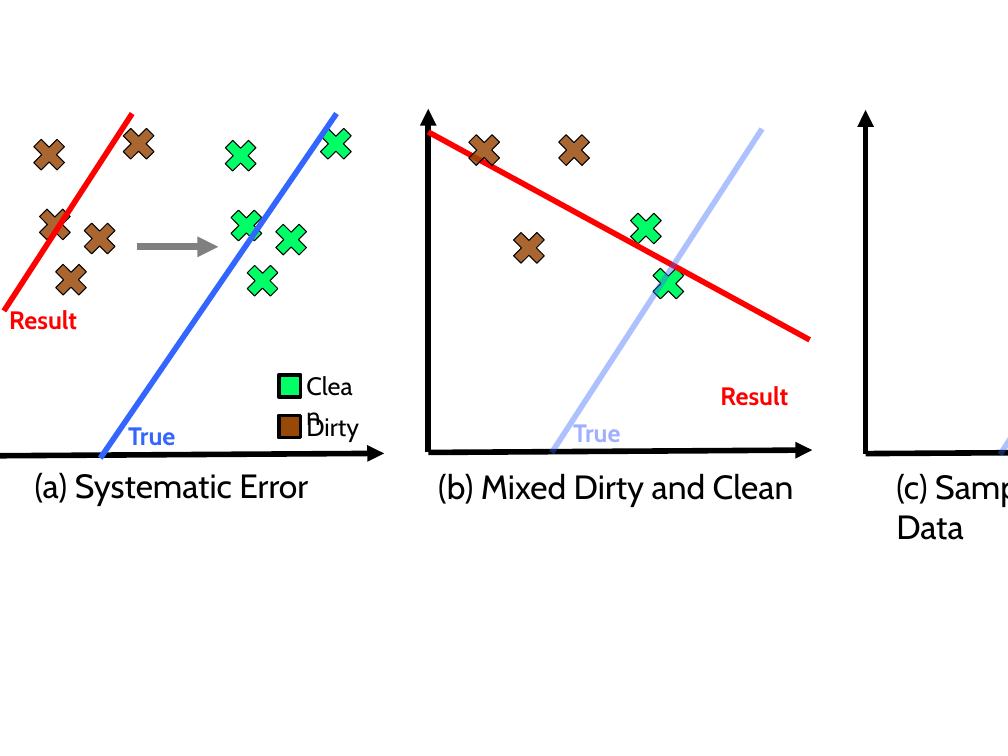
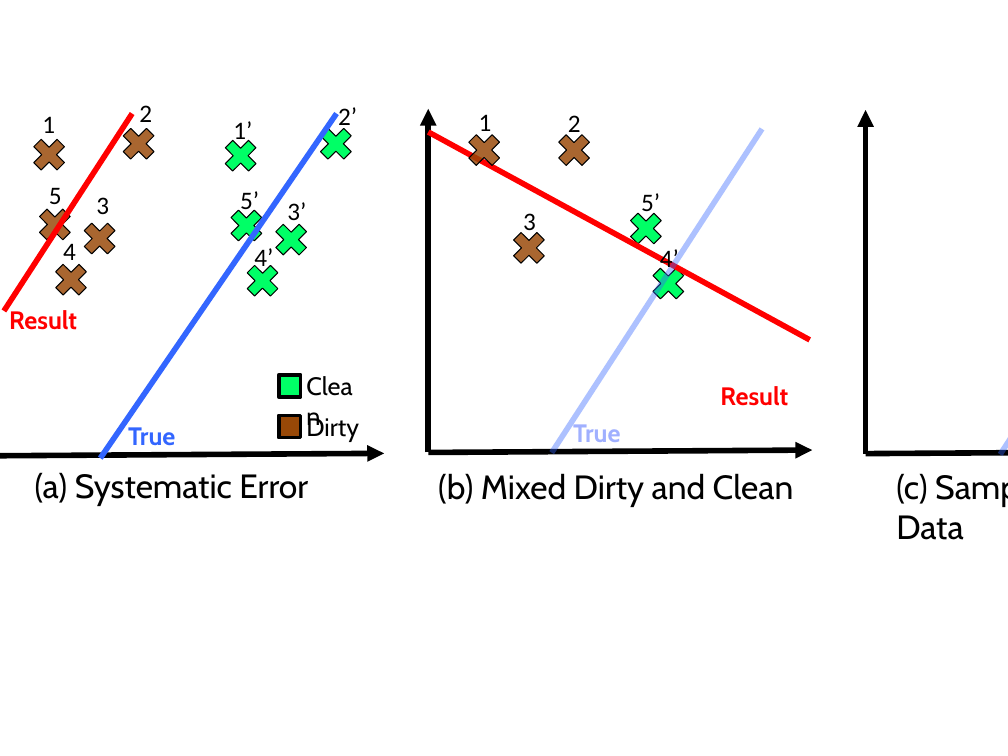
Before and after one commit to sjyk/sampleml, a slide deck: slide 17 of figs/figs.pptx. Drawn at 1008x756 pixels with LibreOffice and Linux fonts; fonts in the diff are those of the drawing. Boxes give left, top, right and bottom in pixels: in the first picture for what was removed or moved away, otherwise in the second. Text is boxed around its words. In the diff, an @@ line names an element or a change of style, - is before the commit and + after.

```diff
--- a/figs/figs.pptx
+++ b/figs/figs.pptx
@@ group added at [42,105,679,274]: 15 texts @@
+1
+2
+3
+4
+5
+1
+1’
+2’
+3’
+4’
+5’
+2
+3
+4’
+5’
@@ arrow removed from (137, 247) to (219, 247) @@
```
Also in this commit, not shown: 1 other file.
